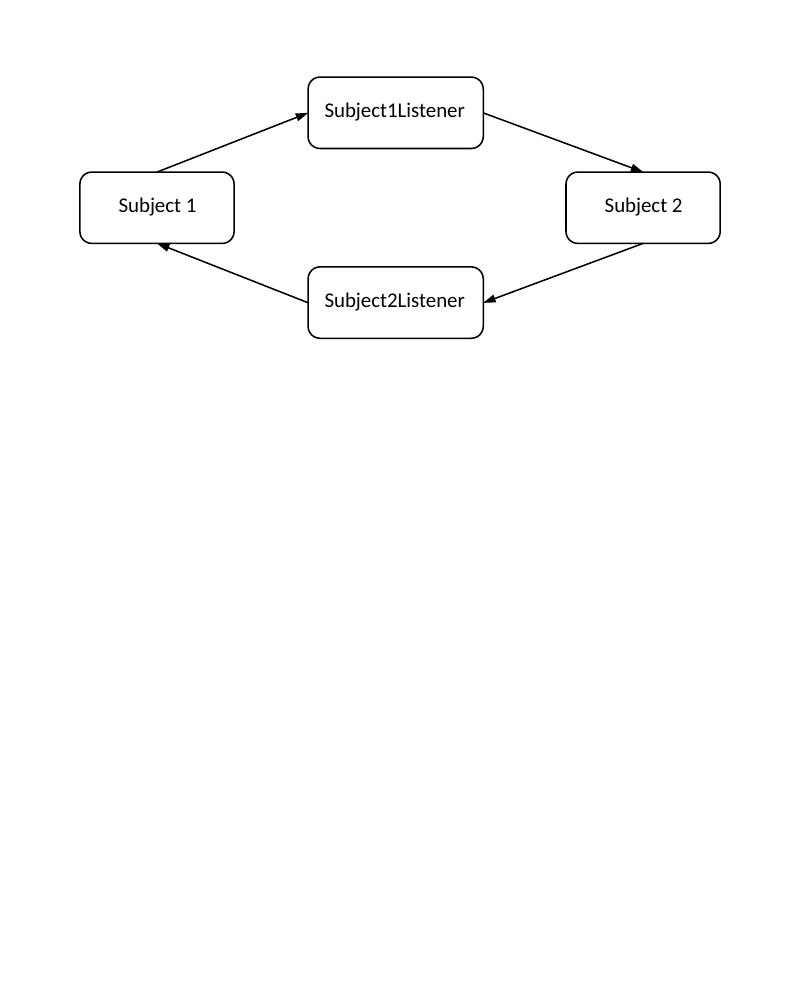
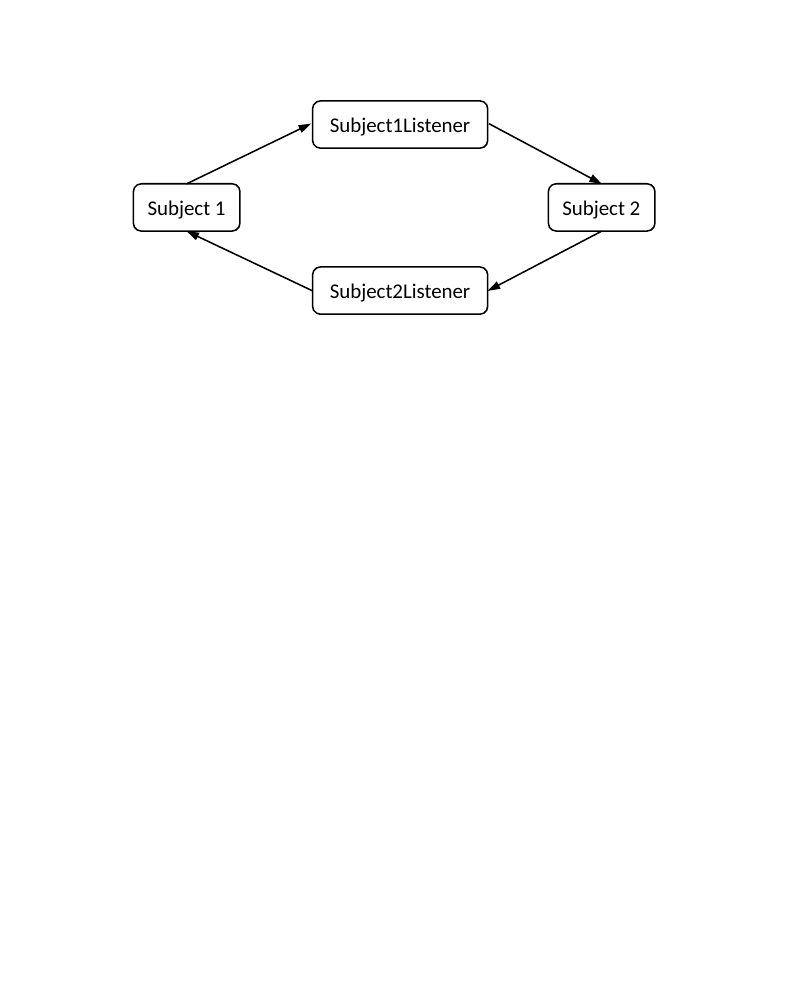
Before and after one commit to uamartins/design-patterns-book, a slide deck: slide 1 of resources/Chapter-24-Observer/ch24-fig04-cyclic-dependencies.ppt. Drawn at 800x1008 pixels with LibreOffice and Linux fonts; fonts in the diff are those of the drawing. Boxes give left, top, right and bottom in pixels: in the first picture for what was removed or moved away, otherwise in the second. Text is boxed around its words. In the diff, an @@ line names an element or a change of style, - is before the commit and + after.

```diff
--- a/resources/Chapter-24-Observer/ch24-fig04-cyclic-dependencies.ppt
+++ b/resources/Chapter-24-Observer/ch24-fig04-cyclic-dependencies.ppt
@@ text "Subject1Listener": place and size @@
-text "Subject1Listener" at (325, 102, 465, 121)
+text "Subject1Listener" at (330, 117, 470, 136)
@@ rounded rectangle: place and size @@
-rounded rectangle at (309, 77, 484, 148)
+rounded rectangle at (313, 101, 488, 148)
@@ arrow moved from (157, 172) - (309, 113) to (187, 184) - (312, 124) @@
@@ arrow moved from (484, 113) - (643, 172) to (490, 124) - (603, 184) @@
@@ text "Subject 1": place and size @@
-text "Subject 1" at (119, 197, 197, 216)
+text "Subject 1" at (148, 200, 226, 219)
@@ rounded rectangle: place and size @@
-rounded rectangle at (80, 172, 234, 243)
+rounded rectangle at (134, 184, 241, 231)
@@ alignment left to centre in 4 elements at (330, 283, 470, 302), (330, 117, 470, 136), (148, 200, 226, 219), (562, 200, 641, 219) @@
@@ text "Subject 2": place and size @@
-text "Subject 2" at (605, 197, 683, 216)
+text "Subject 2" at (562, 200, 641, 219)
@@ rounded rectangle: place and size @@
-rounded rectangle at (566, 172, 720, 243)
+rounded rectangle at (548, 184, 655, 231)
@@ arrow moved from (309, 303) - (157, 244) to (313, 291) - (187, 231) @@
@@ arrow moved from (643, 244) - (484, 303) to (603, 231) - (488, 291) @@
@@ rounded rectangle: place and size @@
-rounded rectangle at (309, 267, 484, 337)
+rounded rectangle at (313, 267, 488, 313)
@@ text "Subject2Listener": place and size @@
-text "Subject2Listener" at (325, 292, 465, 311)
+text "Subject2Listener" at (330, 283, 470, 302)
```
Also in this commit, not shown: 3 other files.
